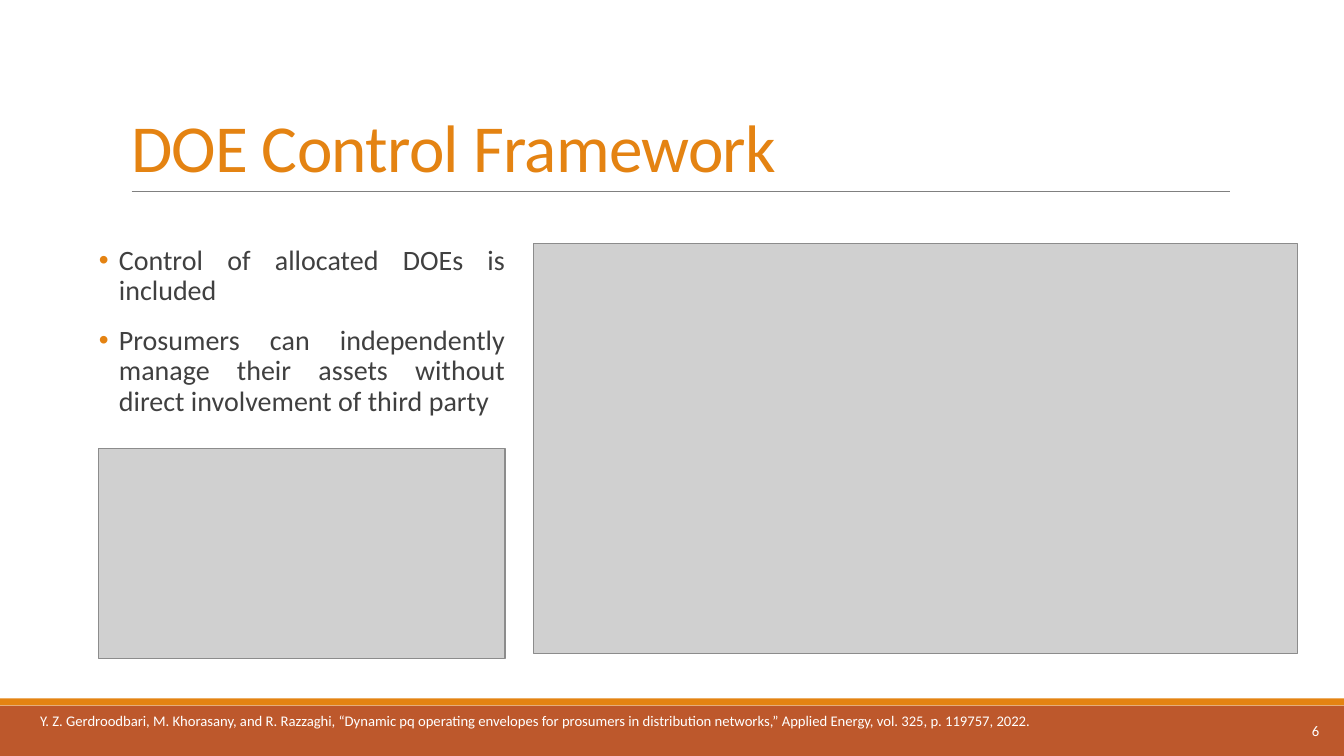
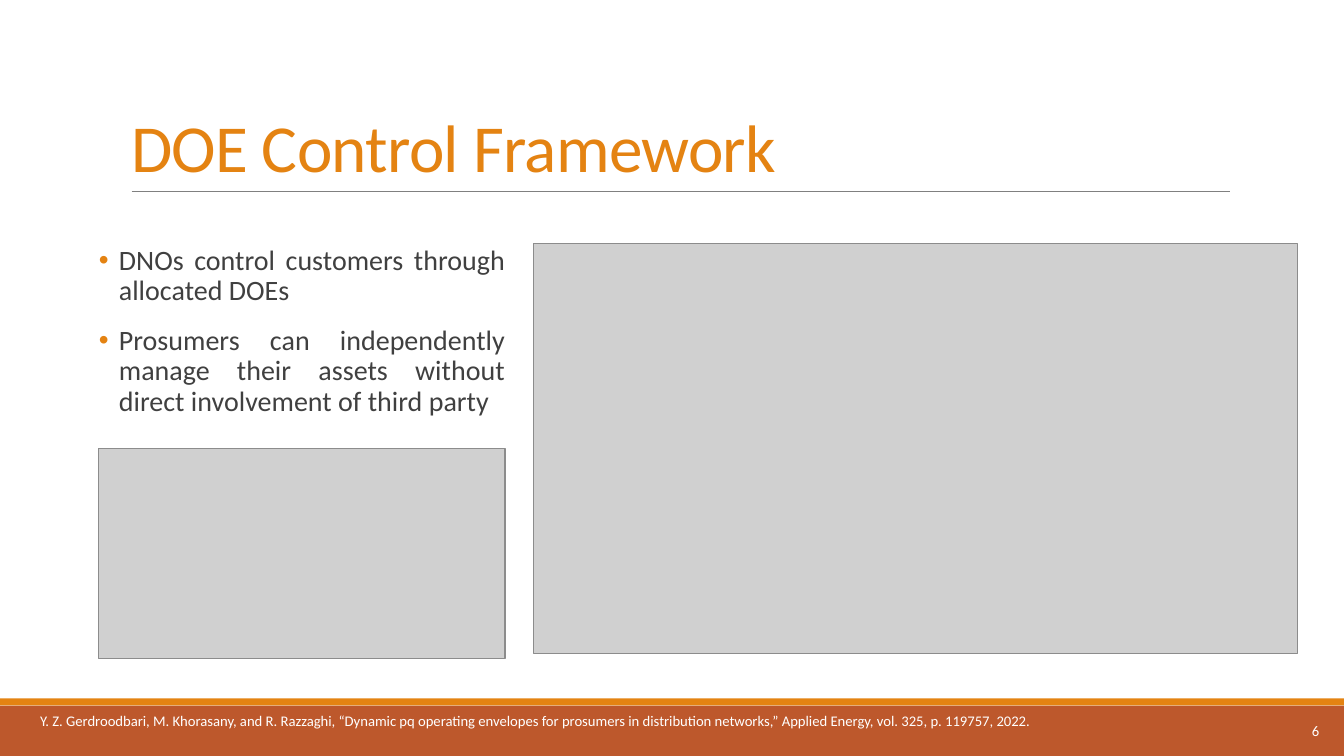
Before and after one commit to athuljosep/Power_System_Analysis, a slide deck: slide 6 of Seminar/Dynamic Operating Envelope.pptx. Drawn at 1344x756 pixels with LibreOffice and Linux fonts; fonts in the diff are those of the drawing; grey boxes stand for pictures. Boxes give left, top, right and bottom in pixels: in the first picture for what was removed or moved away, otherwise in the second. Text is boxed around its words. In the diff, an @@ line names an element or a change of style, - is before the commit and + after.

```diff
--- a/Seminar/Dynamic Operating Envelope.pptx
+++ b/Seminar/Dynamic Operating Envelope.pptx
@@ text at (x1=119, y1=250, x2=505, y2=300): text changed @@
-• Control of allocated DOEs is included
+• DNOs control customers through allocated DOEs
```
Also in this commit, not shown: 3 other slides changed, 1 other file.
